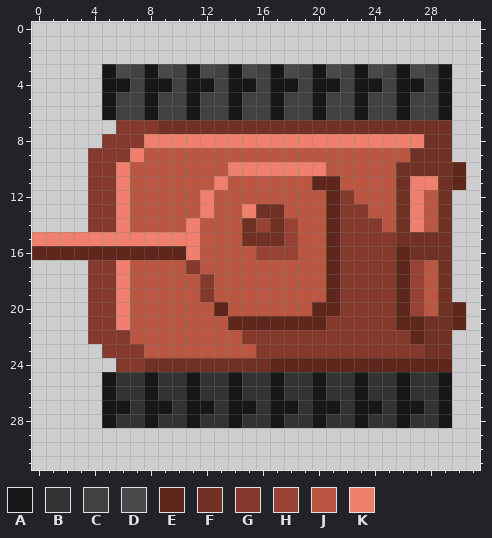
Pixel-art sprite: public/sprites/Tank2_Left.png. Above is the file before it was changed.
The file is 32x32 pixels. Colours within 5 levels of each other are drawn and written as one.
Palette (. is transparent): A #171717  B #333333  C #414141  D #494949  E #5f271c  F #703023  G #85392c  H #984233  J #bb5643  K #f17f6d
Once edited:
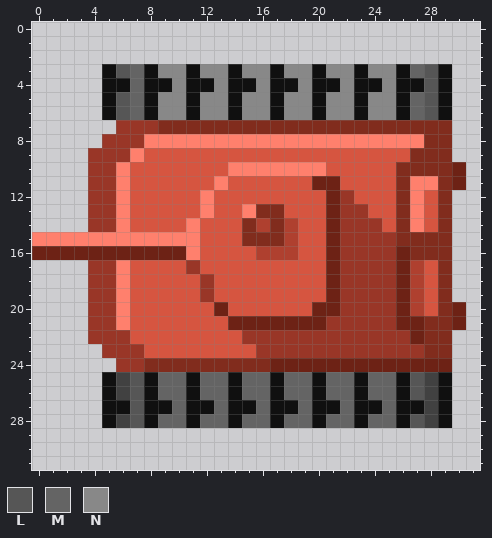
Colours new in this view: L #565656  M #646464  N #888888
Diff:
@@ palette @@
-A #171717
+A #101010
-E #5f271c
+E #6d2215
-F #703023
+F #812c1d
-G #85392c
+G #993627
-H #984233
+H #af402f
-J #bb5643
+J #d65540
-K #f17f6d
+K #ff806d
@@ x 0..31 @@
  2 ................................
- 3 .....ADCADCADCADCADCADCADCADCA..
- 4 .....AACAACAACAACAACAACAACAACA..
- 5 .....ACCACCACCACCACCACCACCACCA..
- 6 .....ACCACCACCACCACCACCACCACCA..
+ 3 .....ALMANNANNANNANNANNANNAMLA..
+ 4 .....AAMAANAANAANAANAANAANAALA..
+ 5 .....ALMANNANNANNANNANNANNAMLA..
+ 6 .....ALMANNANNANNANNANNANNAMLA..
  7 ......GGGFFFFFFFFFFFFFFFFFFFFF..
@@ x 0..31 @@
 24 ......GGFFFFFFFFFEEEEEEEEEEEEE..
-25 .....ABBABBABBABBABBABBABBABBA..
-26 .....ABBABBABBABBABBABBABBABBA..
-27 .....AABAABAABAABAABAABAABAABA..
-28 .....ABBABBABBABBABBABBABBABBA..
+25 .....ACLAMMAMMAMMAMMAMMAMMALCA..
+26 .....ACLAMMAMMAMMAMMAMMAMMALCA..
+27 .....AALAAMAAMAAMAAMAAMAAMAACA..
+28 .....ACLAMMAMMAMMAMMAMMAMMALCA..
 29 ................................
Where, in picture pixels (left, top, right, bottom), the same in both pictures:
changed: (32, 64, 466, 428)
